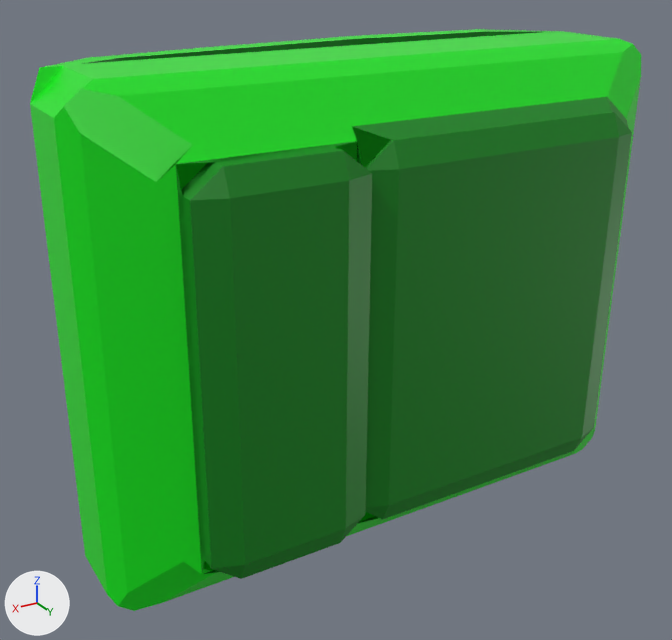
One commit to the FBX model Assets/Resources/Models/Items/Backpack.fbx: the scene before it, then after it.
The view is the same before and after, from a camera (50 mm lens) standing at (-13.094, 1.442, 1.998) and looking at (-13.964, -0.007, 1.273). The lights are fixed; the arrows at lower left show +X, +Y and +Z. Where no turn or scale is listed for an object, it has been applied to the vertices. Vertices at the same position are counted once.

Script lines for the objects in view, before the commit:
```python
me_cube = bpy.data.meshes.new('Cube')
me_cube.from_pydata(...)  # 170 vertices, 157 faces; spans x -0.589..0.608, y -0.215..0.25, z -0.482..0.476
# faces by material slot: [84, 73]
me_cube.materials.append(mat_main_003)  # green #00e713
me_cube.materials.append(mat_back_003)  # green #008414
ob_backpack = bpy.data.objects.new('Backpack', me_cube)
ob_backpack.location = (-14.043, 0.0, 1.311)
```
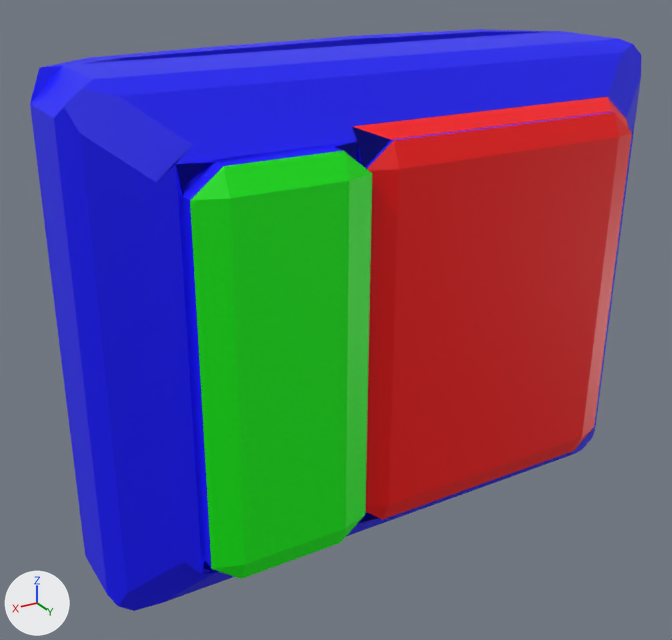
Boxes [x1, y1, x2, y2] around the edits, measured in the pictures (672 x 640 px):
```json
{"part": 1, "of": "me_cube", "change": "recoloured", "before": [30, 29, 641, 611], "after": [30, 29, 641, 611], "on screen": "green to blue"}
{"part": 2, "of": "me_cube", "change": "recoloured", "before": [358, 132, 632, 523], "after": [358, 132, 632, 523], "on screen": "green to red"}
{"part": 3, "of": "me_cube", "change": "recoloured", "before": [352, 97, 631, 171], "after": [352, 97, 631, 171], "on screen": "green to red"}
{"part": 4, "of": "me_cube", "change": "recoloured", "before": [190, 151, 372, 579], "after": [190, 151, 372, 579]}
{"part": 5, "of": "me_cube", "change": "recoloured", "before": [176, 143, 362, 574], "after": [176, 143, 362, 574], "on screen": "green to blue"}
{"part": 6, "of": "me_cube", "change": "recoloured", "before": [82, 32, 612, 200], "after": [82, 32, 612, 200], "on screen": "green to blue"}
```

Scene script edits in JSON lines:
```json
{"op": "add", "block": "mat_red", "code": ["mat_red = principled_material('Red')", "mat_red.base_color = (1.0, 0.0, 0.0)  # red #ff0000", "mat_red.roughness = 0.4"]}
{"op": "add", "block": "mat_green", "code": ["mat_green = principled_material('Green')", "mat_green.base_color = (0.0, 1.0, 0.0)  # green #00ff00"]}
{"op": "add", "block": "mat_blue", "code": ["mat_blue = principled_material('Blue')", "mat_blue.base_color = (0.0, 0.0, 1.0)  # blue #0000ff"]}
{"block": "me_cube", "where": "me_cube.from_pydata(...)  # 170 vertices, 157 faces; spans x -0.589..0.608, y -0.215..0.25, z -0.482..0.476"}
{"block": "me_cube", "where": "# used by ob_backpack; location = (-14.043, 0.0, 1.311)"}
{"block": "me_cube", "change": "me_cube part 1: all 84 faces that had it switch from mat_main_003 (green #00e713) to mat_blue (blue #0000ff)"}
{"block": "me_cube", "change": "me_cube part 2: 9 of the faces centred in x -0.459..0.13, y 0.187..0.229, z -0.378..-0.003 switch from mat_back_003 (green #008414) to mat_red (red #ff0000)"}
{"block": "me_cube", "change": "me_cube part 3: 5 of the faces centred in x -0.433..0.119, y 0.187..0.22, z 0.33..0.37 switch from mat_back_003 (green #008414) to mat_red (red #ff0000)"}
{"block": "me_cube", "change": "me_cube part 4: all 9 faces centred in x 0.184..0.439, y 0.238..0.25, z -0.344..0.341 switch from mat_back_003 (green #008414) to mat_green (green #00ff00)"}
{"block": "me_cube", "change": "me_cube part 5: 30 of the faces centred in x -0.446..0.476, y -0.165..0.228, z -0.384..-0.001 switch from mat_back_003 (green #008414) to mat_blue (blue #0000ff)"}
{"block": "me_cube", "change": "me_cube part 6: 20 of the faces centred in x -0.436..0.472, y -0.165..0.228, z 0.337..0.381 switch from mat_back_003 (green #008414) to mat_blue (blue #0000ff)"}
```
